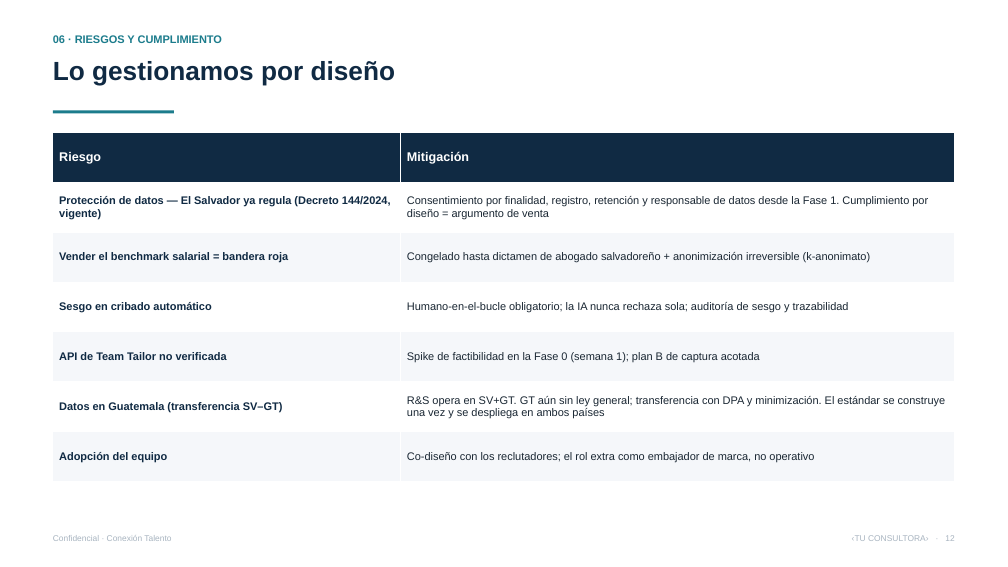
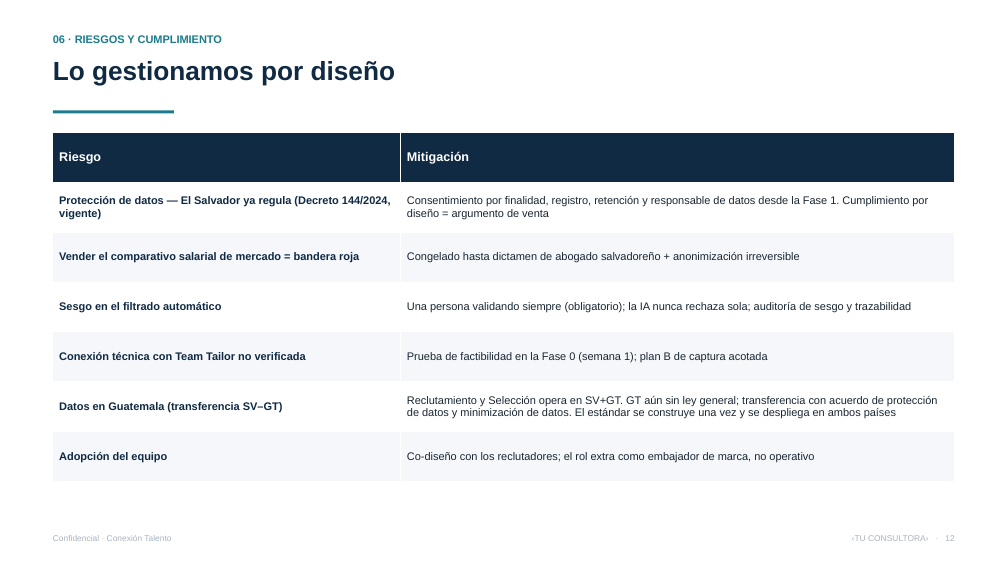
Before and after one commit to vverlaine/conexion-talento-ia, a slide deck: slide 12 of 04-propuesta/Presentacion-Conexion-Talento.pptx. Drawn at 1008x567 pixels with LibreOffice and Linux fonts; fonts in the diff are those of the drawing. Boxes give left, top, right and bottom in pixels: in the first picture for what was removed or moved away, otherwise in the second. Text is boxed around its words. In the diff, an @@ line names an element or a change of style, - is before the commit and + after.

```diff
--- a/04-propuesta/Presentacion-Conexion-Talento.pptx
+++ b/04-propuesta/Presentacion-Conexion-Talento.pptx
@@ table at [53, 132, 955, 482] @@
-row 3, column 1: Vender el benchmark salarial = bandera roja
+row 3, column 1: Vender el comparativo salarial de mercado = bandera roja
-row 3, column 2: Congelado hasta dictamen de abogado salvadoreño + anonimización irreversible (k-anonimato)
+row 3, column 2: Congelado hasta dictamen de abogado salvadoreño + anonimización irreversible
-row 4, column 1: Sesgo en cribado automático
+row 4, column 1: Sesgo en el filtrado automático
-row 4, column 2: Humano-en-el-bucle obligatorio; la IA nunca rechaza sola; auditoría de sesgo y trazabilidad
+row 4, column 2: Una persona validando siempre (obligatorio); la IA nunca rechaza sola; auditoría de sesgo y trazabilidad
-row 5, column 1: API de Team Tailor no verificada
+row 5, column 1: Conexión técnica con Team Tailor no verificada
-row 5, column 2: Spike de factibilidad en la Fase 0 (semana 1); plan B de captura acotada
+row 5, column 2: Prueba de factibilidad en la Fase 0 (semana 1); plan B de captura acotada
-row 6, column 2: R&S opera en SV+GT. GT aún sin ley general; transferencia con DPA y minimización. El estándar se construye una vez y se despliega en ambos países
+row 6, column 2: Reclutamiento y Selección opera en SV+GT. GT aún sin ley general; transferencia con acuerdo de protección de datos y minimización de datos. El estándar se construye una vez y se despliega en ambos países
```
Also in this commit, not shown: 13 other slides changed, 19 other files.
